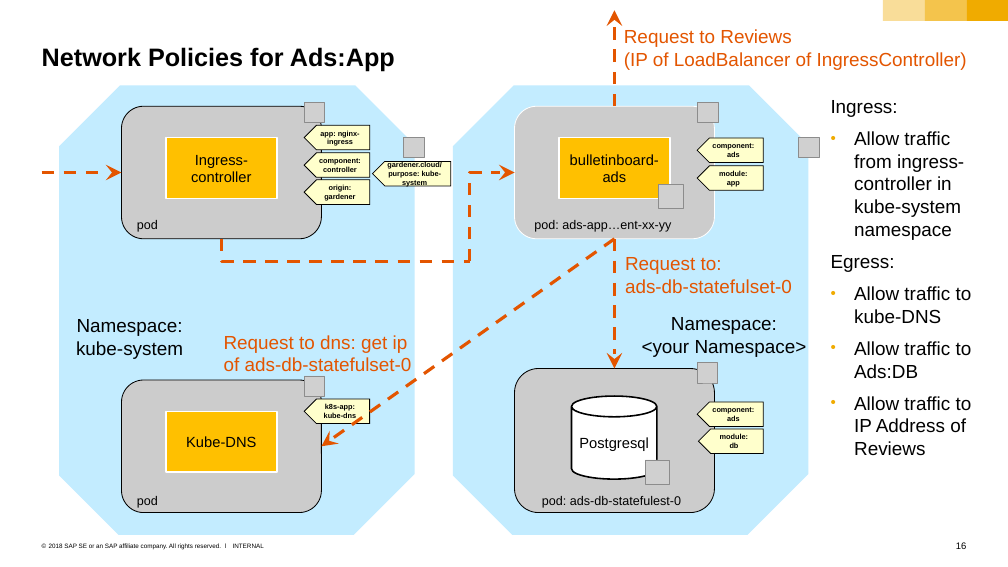
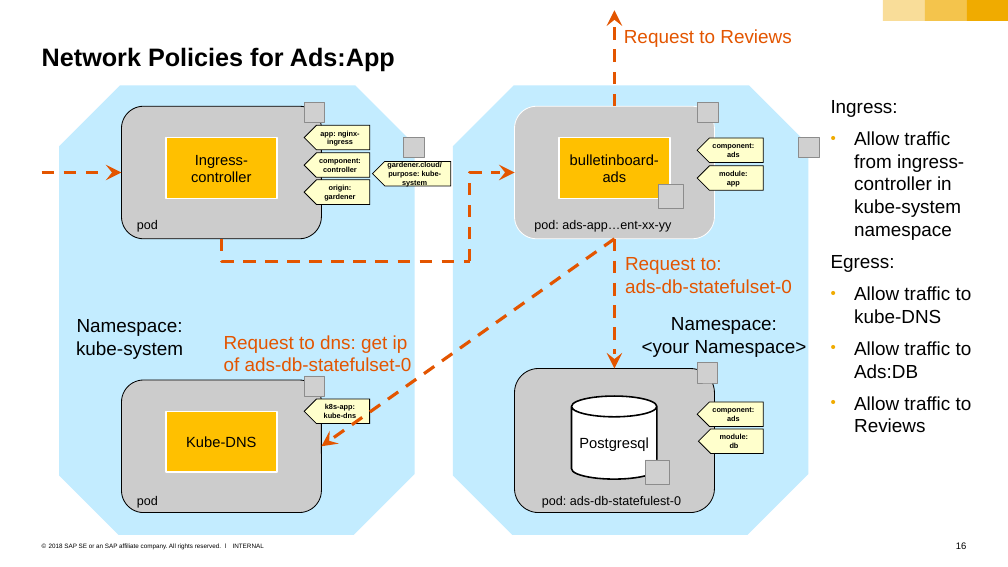
Before and after one commit to cuijiyao01/docker-k8s-training, a slide deck: slide 16 of sample-app/bulletinboard-in-k8s_exercises.pptx. Drawn at 1008x567 pixels with LibreOffice and Linux fonts; fonts in the diff are those of the drawing; grey boxes stand for pictures. Boxes give left, top, right and bottom in pixels: in the first picture for what was removed or moved away, otherwise in the second. Text is boxed around its words. In the diff, an @@ line names an element or a change of style, - is before the commit and + after.

```diff
--- a/sample-app/bulletinboard-in-k8s_exercises.pptx
+++ b/sample-app/bulletinboard-in-k8s_exercises.pptx
@@ text at (624, 29, 791, 47): text changed @@
-Request to Reviews
-(IP of LoadBalancer of IngressController)
+Request to Reviews
@@ text at (854, 396, 972, 433): text changed @@
-• Allow traffic to IP Address of Reviews
+• Allow traffic to Reviews
```
Also in this commit, not shown: 4 other slides changed, 1 other file.
